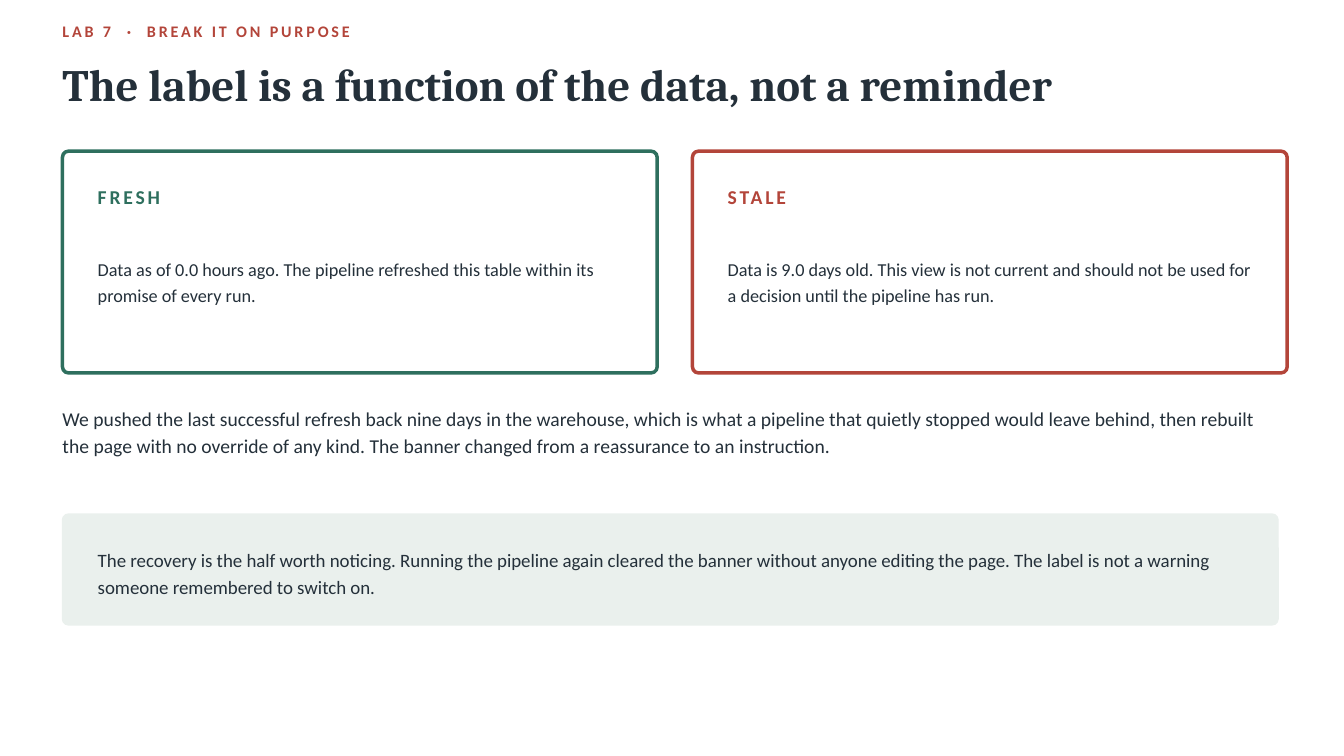
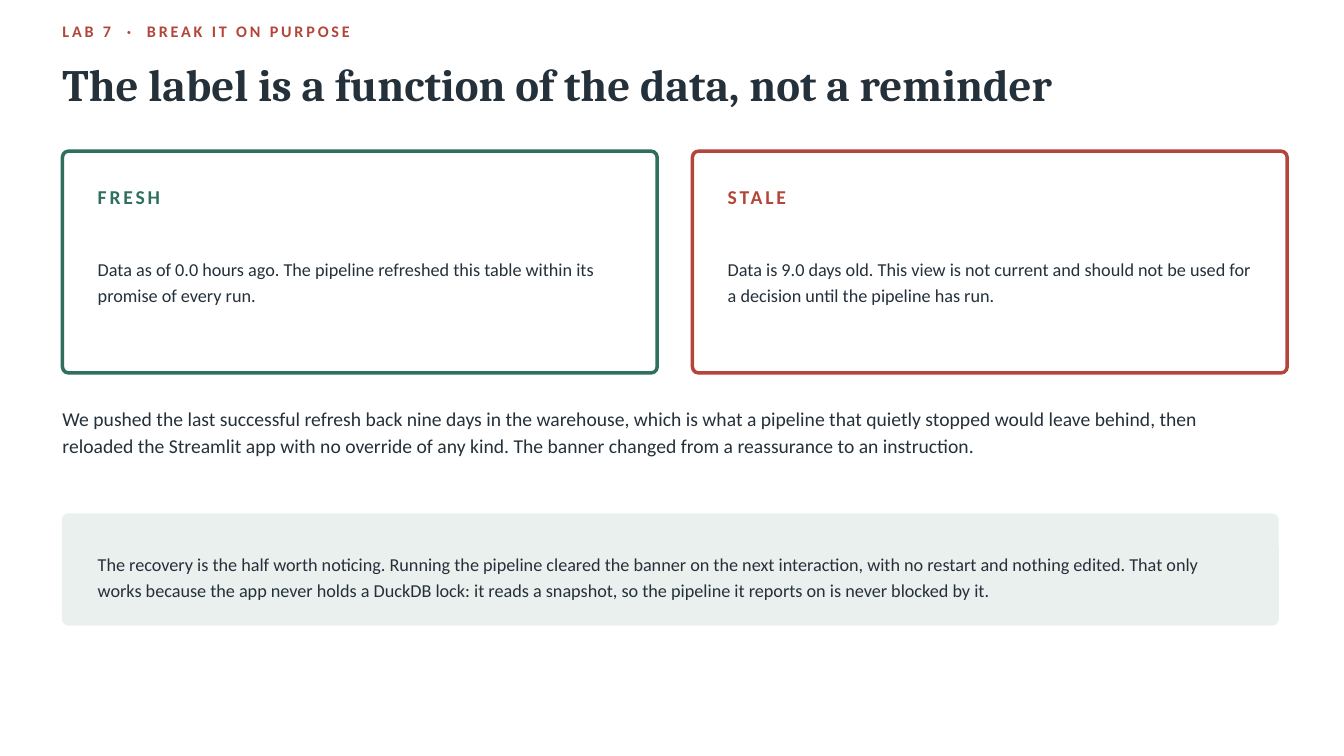
Before and after one commit to zukazudo/dsai6226-data-engineering, a slide deck: slide 31 of presentations/Team_E_Labs_1_to_9.pptx. Drawn at 1344x756 pixels with LibreOffice and Linux fonts; fonts in the diff are those of the drawing. Boxes give left, top, right and bottom in pixels: in the first picture for what was removed or moved away, otherwise in the second. Text is boxed around its words. In the diff, an @@ line names an element or a change of style, - is before the commit and + after.

Commit message:
Make Streamlit the dashboard, and keep the HTML as a static export
app.py is the Lab 7 consumer view. It was built as an app rather than a page
for one of Unit 7's hygiene rules in particular, the drill path: selecting an
occupation narrows the view while the tiles keep showing the pool total, so
narrowing never hides what it is a fraction of.

The reason the first version was static HTML was real and is answered rather
than dropped. DuckDB allows many readers or one writer, and a Streamlit server
is long-lived, so a held connection makes the next ingest fail with Could not
set lock on file. That bites hardest here, because the demonstration this lab
asks for is to break the refresh, run the pipeline and watch the banner clear:
a dashboard that blocks the pipeline cannot perform its own demonstration. The
app copies the warehouse to a temp file, reads the copy and closes it, keyed on
the warehouse modification time. Proven by running a full --reset with the app
serving on 8501.

One bug found on the way. The cache was keyed on a parameter named _mtime, and
Streamlit reads a leading underscore as do not hash this, so the key excluded
the only value it existed for and the page served its first snapshot forever.
It looked correct through a whole pipeline run until the banner refused to
move. The validator now checks for it.

scripts/dashboard.py stays as a static export rather than a second dashboard:
both read the same mart, neither computes a metric, and the export imports its
freshness thresholds from app.py so the two cannot drift.

```diff
--- a/presentations/Team_E_Labs_1_to_9.pptx
+++ b/presentations/Team_E_Labs_1_to_9.pptx
@@ text at <box>62,412,1197,457</box>: text changed @@
-We pushed the last successful refresh back nine days in the warehouse, which is what a pipeline that quietly stopped would leave behind, then rebuilt the page with no override of any kind. The banner changed from a reassurance to an instruction.
+We pushed the last successful refresh back nine days in the warehouse, which is what a pipeline that quietly stopped would leave behind, then reloaded the Streamlit app with no override of any kind. The banner changed from a reassurance to an instruction.
@@ text at <box>98,558,1198,600</box>: text changed; size 13.5 to 13 pt @@
-The recovery is the half worth noticing. Running the pipeline again cleared the banner without anyone editing the page. The label is not a warning someone remembered to switch on.
+The recovery is the half worth noticing. Running the pipeline cleared the banner on the next interaction, with no restart and nothing edited. That only works because the app never holds a DuckDB lock: it reads a snapshot, so the pipeline it reports on is never blocked by it.
```
Also in this commit, not shown: 2 other slides changed, 8 other files.
